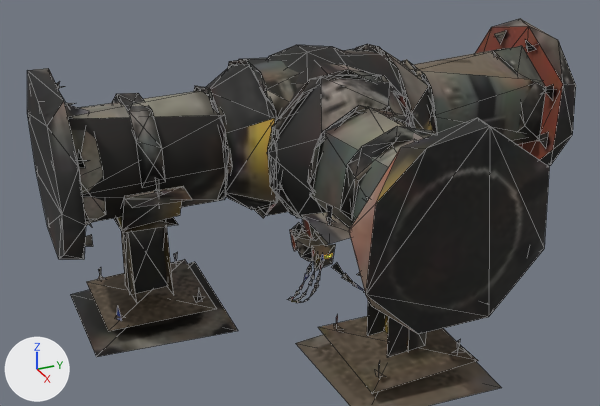
An edit to the glTF model jogo/assets/modelos/logistica/canos/cano_t.glb, drawn before and after from the same camera.
The view is the same before and after, from a camera (50 mm lens) standing at (1.366, -0.641, 0.871) and looking at (0.131, -0.086, 0.254). Lighting does not change. The marker at lower left points along +X, +Y and +Z. The older version comes first. Mesh edges are drawn as thin lines. Where no turn or scale is listed for an object, it has been applied to the vertices. Vertices at exactly the same position are counted once.

The scene before the commit, as lines of its bpy script (objects in view):
```python
me_t_forjado = bpy.data.meshes.new('t_forjado')
me_t_forjado.from_pydata(...)  # 964 vertices, 1109 faces; spans x -0.16..0.5, y 1.5..2.5, z 0.008..0.5
# faces by material slot: [1073, 36]
me_t_forjado.materials.append(mat_cano_t_tex)  # picture img_cano_t_tex
me_t_forjado.materials.append(mat_p_fogo)  # orange #ffbc3f, glowing orange #ffbc3f
ob_cano_t_corpo = bpy.data.objects.new('cano_t_corpo', me_t_forjado)
ob_cano_t_corpo.location = (0.0, -2.0, 0.0)
```
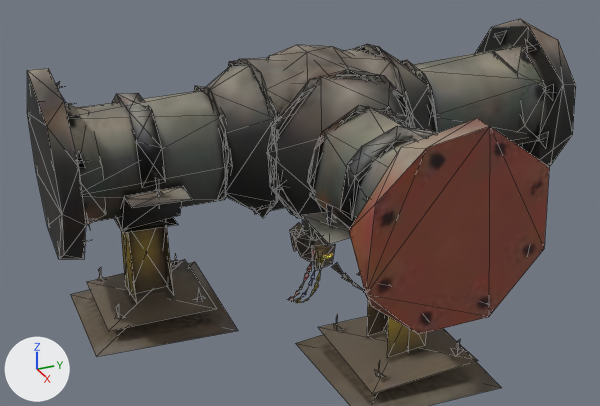
Where the change shows, as pixel boxes [x1, y1, x2, y2] in the pictures (600 x 406 px; the box of a moved part takes in the faces that stretch with it):
part 1 of me_t_forjado, moved or reshaped
    before: [193, 296, 204, 303]
    after: [170, 260, 180, 267]
part 2 of me_t_forjado, moved or reshaped (not visible before)
    after: [451, 348, 463, 356]
part 3 of me_t_forjado, rebuilt
    before: [173, 252, 178, 263]
    after: [174, 254, 179, 266]
part 4 of me_t_forjado, rebuilt
    before: [116, 307, 122, 321]
    after: [116, 305, 119, 316]
part 5 of me_t_forjado, rebuilt (not visible afterwards)
    before: [85, 234, 93, 246]
part 6 of me_t_forjado, moved or reshaped
    before: [259, 48, 406, 241]
    after: [253, 49, 397, 241]
part 7 of me_t_forjado, surface changed
    both: [27, 18, 573, 406]

Patch to the scene script:
```diff
--- a/jogo/assets/modelos/logistica/canos/cano_t.glb.py
+++ b/jogo/assets/modelos/logistica/canos/cano_t.glb.py
@@ me_t_forjado @@
 me_t_forjado.from_pydata(...)  # 964 vertices, 1109 faces; spans x -0.16..0.5, y 1.5..2.5, z 0.008..0.5
 # used by ob_cano_t_corpo; location = (0.0, -2.0, 0.0)
+# me_t_forjado part 1: the loose piece of 3 vertices spanning x 0.067..0.083, y 1.726..1.747, z 0.067..0.073 is moved by (-0.15, 0.0, 0.0)
+# me_t_forjado part 2: the loose piece of 3 vertices spanning x 0.257..0.273, y 2.066..2.087, z 0.067..0.073 is moved by (0.15, 0.0, 0.0)
+# me_t_forjado part 3: the loose piece of 3 vertices spanning x -0.077..-0.074, y 1.731..1.741, z 0.062..0.092 is rebuilt with 3 vertices and now spans x -0.076..-0.073, y 1.731..1.741, z 0.062..0.092
+# me_t_forjado part 4: the loose piece of 3 vertices spanning x 0.07..0.08, y 1.581..1.589, z 0.062..0.092 is rebuilt with 3 vertices and now spans x 0.07..0.08, y 1.581..1.589, z 0.062..0.092
+# me_t_forjado part 5: the loose piece of 3 vertices spanning x 0.049..0.052, y 1.5..1.558, z 0.206..0.227 is rebuilt with 3 vertices and now spans x 0.049..0.052, y 1.5..1.558, z 0.206..0.227
+# me_t_forjado part 6
+# 7 vertices are removed from x -0.084..0.121, y 1.87..2.13, z 0.116..0.479
+# 22 faces are deleted
+# 3 vertices move from x -0.145..0.145, y 1.87..2.13, z 0.321..0.337 to x -0.146..0.149, y 1.87..2.13, z 0.301..0.344
+# 7 vertices are added at x -0.105..0.105, y 1.87..2.13, z 0.114..0.474
+# 22 new faces join them, mat_cano_t_tex (picture img_cano_t_tex)
+# me_t_forjado part 7: 918 kept faces spanning x -0.16..0.5, y 1.5..2.5, z 0.008..0.5 get new texture (UV) coordinates
 me_t_forjado.materials.append(mat_cano_t_tex)
```
